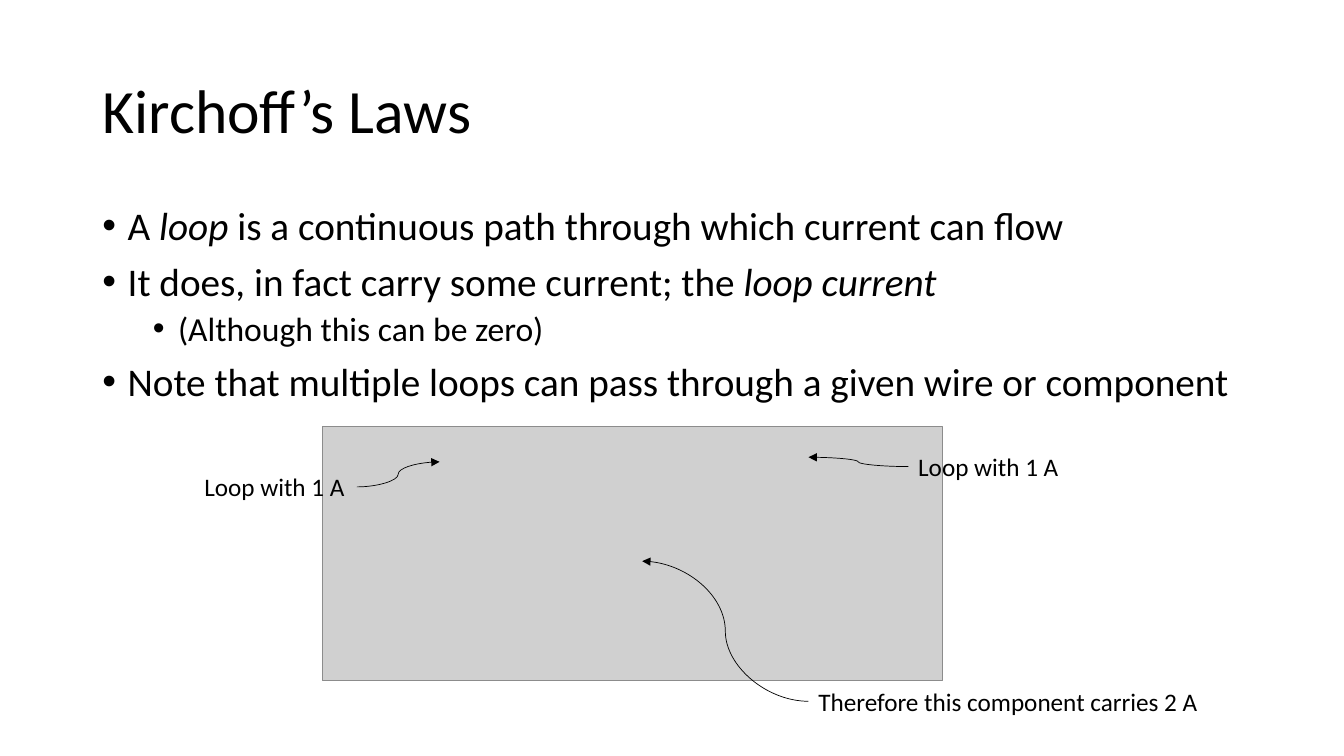
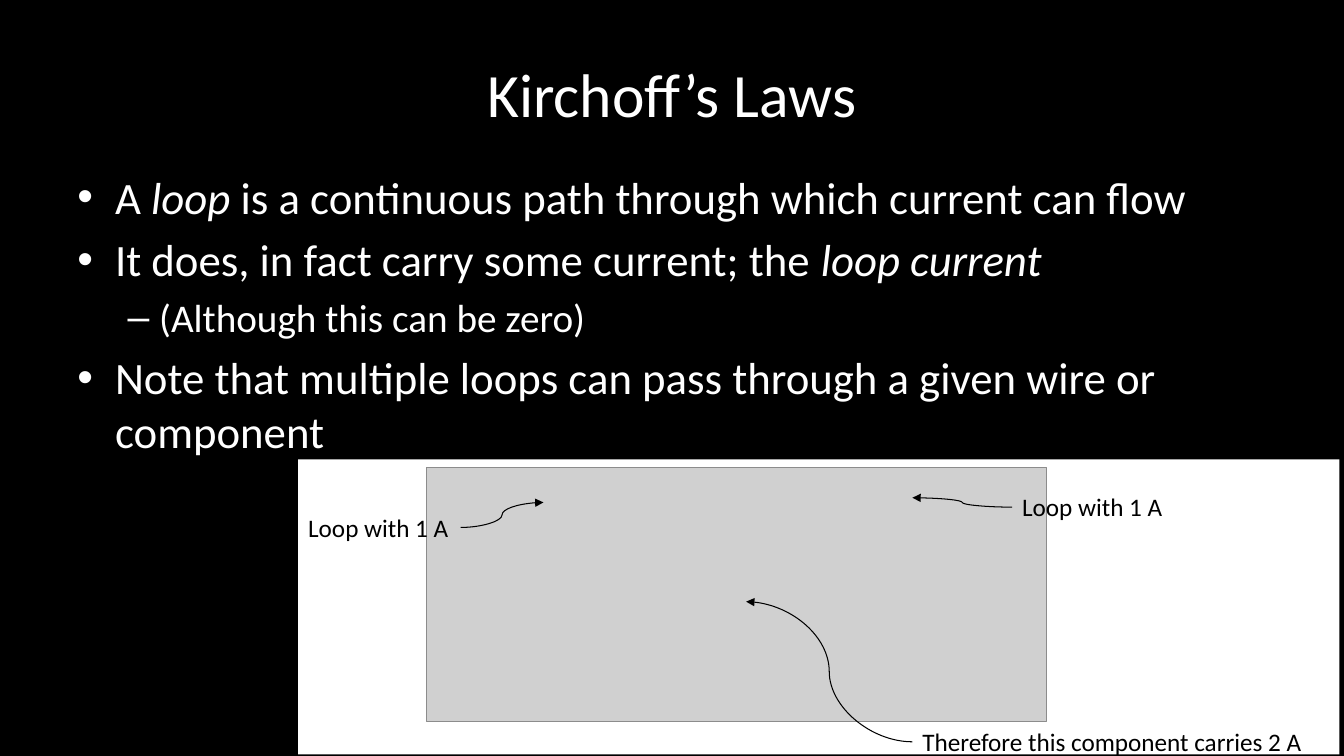
Before and after one commit to carlosgj/FRC-Training, a slide deck: slide 18 of Electronics 101.pptx. Drawn at 1344x756 pixels with LibreOffice and Linux fonts; fonts in the diff are those of the drawing; grey boxes stand for pictures; background and template pictures are left out. Boxes give left, top, right and bottom in pixels: in the first picture for what was removed or moved away, otherwise in the second. Text is boxed around its words. In the diff, an @@ line names an element or a change of style, - is before the commit and + after.

```diff
--- a/Electronics 101.pptx
+++ b/Electronics 101.pptx
@@ background #FFFFFF to #000000 @@
@@ title "Kirchoff’s Laws": place and size @@
-title "Kirchoff’s Laws" at bbox=[102, 90, 472, 134]
+title "Kirchoff’s Laws" at bbox=[487, 74, 857, 118]
@@ title "Kirchoff’s Laws" at bbox=[487, 74, 857, 118]: text colour #000000 to #FFFFFF; alignment left to centre; line spacing 0.9 to 1 @@
@@ text "A loop is a continuous ...": place and size @@
-text "A loop is a continuous ..." at bbox=[128, 212, 1229, 403]
+text "A loop is a continuous ..." at bbox=[115, 183, 1185, 460]
@@ text "A loop is a continuous ..." at bbox=[115, 183, 1185, 460]: size 28 to 32 pt in "A loop is a continuous path through ...", "It does, in fact carry some current; ...", "Note that multiple loops can pass through ..."; text colour #000000 to #FFFFFF; size 24 to 28 pt in "(Although this can be zero)"; indent changed; line spacing 0.9 to 1; less space between paragraphs; bullet • to – @@
@@ rectangle added at bbox=[298, 460, 1340, 755], fill #FFFFFF @@
@@ curved arrow (461, 527) - (543, 502): stroke #000000 0.5 pt to #000000 0.75 pt @@
@@ 3 texts, 3 curved arrows, 1 picture: place and size @@
-3 texts, 3 curved arrows, 1 picture at bbox=[204, 426, 1198, 715]
+3 texts, 3 curved arrows, 1 picture at bbox=[308, 468, 1302, 756]
@@ curved arrow (1012, 507) - (912, 498): stroke #000000 0.5 pt to #000000 0.75 pt @@
@@ curved arrow (912, 742) - (746, 602): stroke #000000 0.5 pt to #000000 0.75 pt @@
```
Also in this commit, not shown: 18 other slides changed, 5 slides added, 1 other file.
